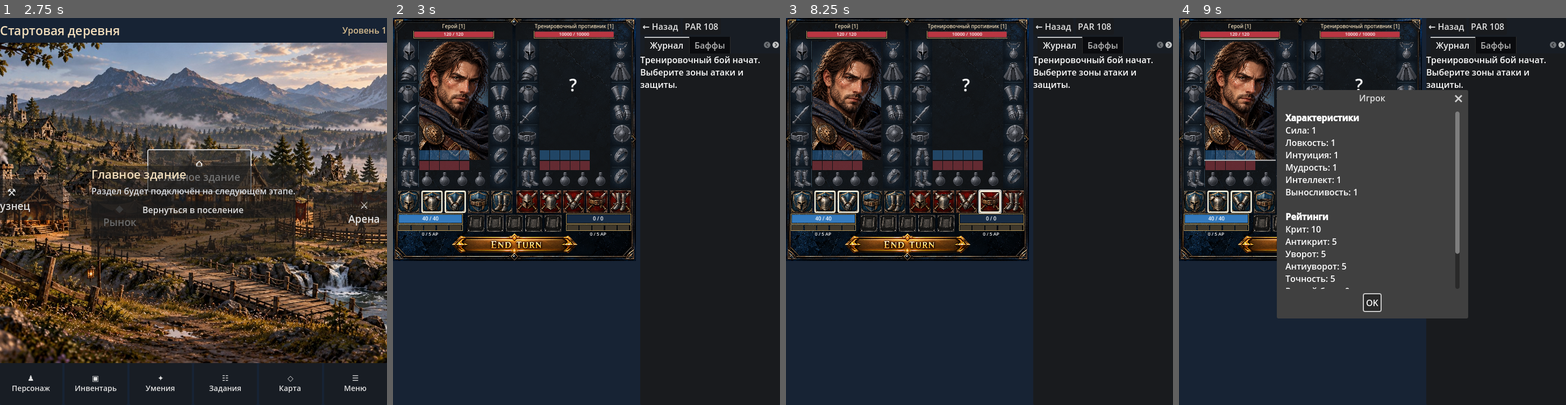
Above: before the commit, frames 1-4 (left to right).
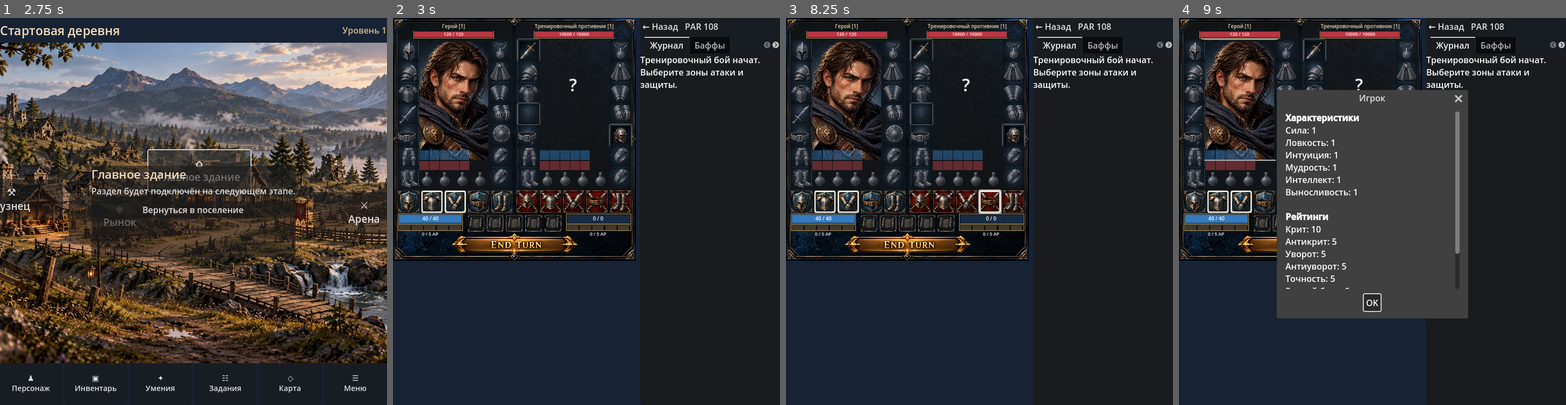
Above: after the commit, the same moments.

Repository: Archoniou1987/Battle-of-Artheon
Game: Godot game, scene res://scenes/main/main.tscn
The game is run twice, just before and just after one commit, with the same random seed, the same clock (stepped at 60 frames per second) and the same inputs.
Inputs (mouse positions are in pixels of both pictures, inside the frame that each line leads up to):
- Up to frame 1 (2.75 s): click "⚒ Кузнец" at 0.5 s; click "◆ Рынок" at 1.25 s; click "⌂ Главное здание" at 2 s
- Up to frame 2 (3 s): click "⚔ Арена" at 2.75 s
- Up to frame 3 (8.25 s): click "♟ Персонаж" at 3.5 s; click "▣ Инвентарь" at 4.25 s; click "✦ Умения" at 5 s; click "☷ Задания" at 5.75 s; click "◇ Карта" at 6.5 s; click "☰ Меню" at 7.25 s; click "Вернуться в поселение" at 8 s
- Up to frame 4 (9 s): click (1240, 99) at 8.77 s

Frame 1 is identical in both runs. In frame 2, 0.5% of the frame differs, in the area x 31-62%, y 5-34%; in frame 3, 0.5%; in frame 4, 0.2%.

Commit message:
fix(arena): render actual equipped dummy item icons from combat session

Diff:
--- a/ui/arena/arena_screen.gd
+++ b/ui/arena/arena_screen.gd
@@ -729,6 +729,7 @@
 	if character == null or repository == null:
 		return
 	combat_session = ArenaCombatSession.new(character, repository)
+	disclosed_enemy_equipment = combat_session.enemy_equipment_display.duplicate(true)
 	set_attack_count(combat_session.player_attack_count())
 	set_defense_capacity(CombatModifierService.manual_block_zone_capacity(combat_session.fighter(true)))
 	set_fighter_header(false, combat_session.fighter(false).display_name, combat_session.fighter(false).level)
